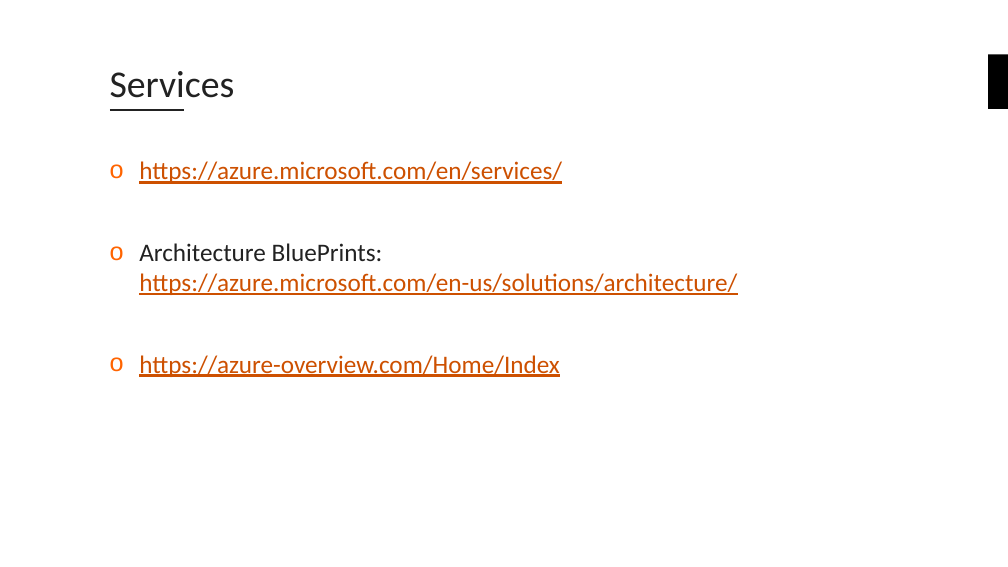
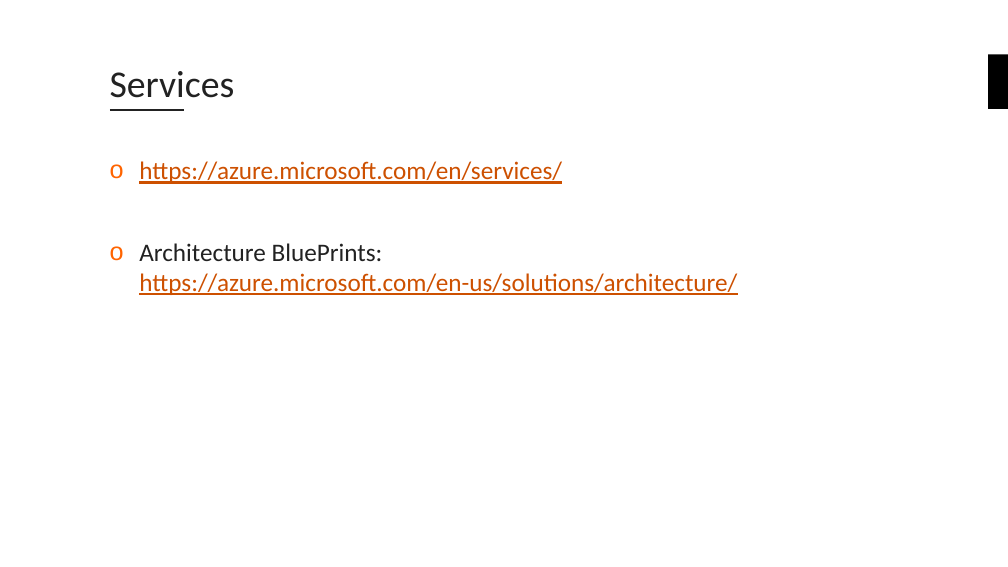
Before and after one commit to bouvet/azure-workshops, a slide deck: slide 11 of Workshop_1/Presentasjon/Azureskolen-Workshop#1.pptx. Drawn at 1008x567 pixels with LibreOffice and Linux fonts; fonts in the diff are those of the drawing; background and template pictures are left out. Boxes give left, top, right and bottom in pixels: in the first picture for what was removed or moved away, otherwise in the second. Text is boxed around its words. In the diff, an @@ line names an element or a change of style, - is before the commit and + after.

```diff
--- a/Workshop_1/Presentasjon/Azureskolen-Workshop#1.pptx
+++ b/Workshop_1/Presentasjon/Azureskolen-Workshop#1.pptx
@@ text at (139,355,560,377): paragraph removed @@
-o https://azure-overview.com/Home/Index
```
Also in this commit, not shown: 2 other slides changed, 2 other files.
